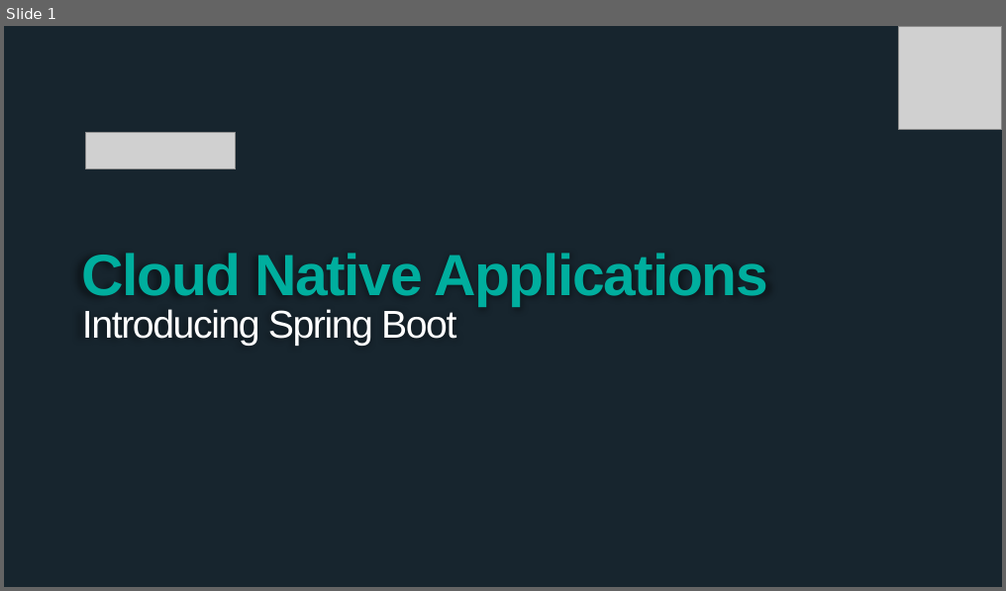
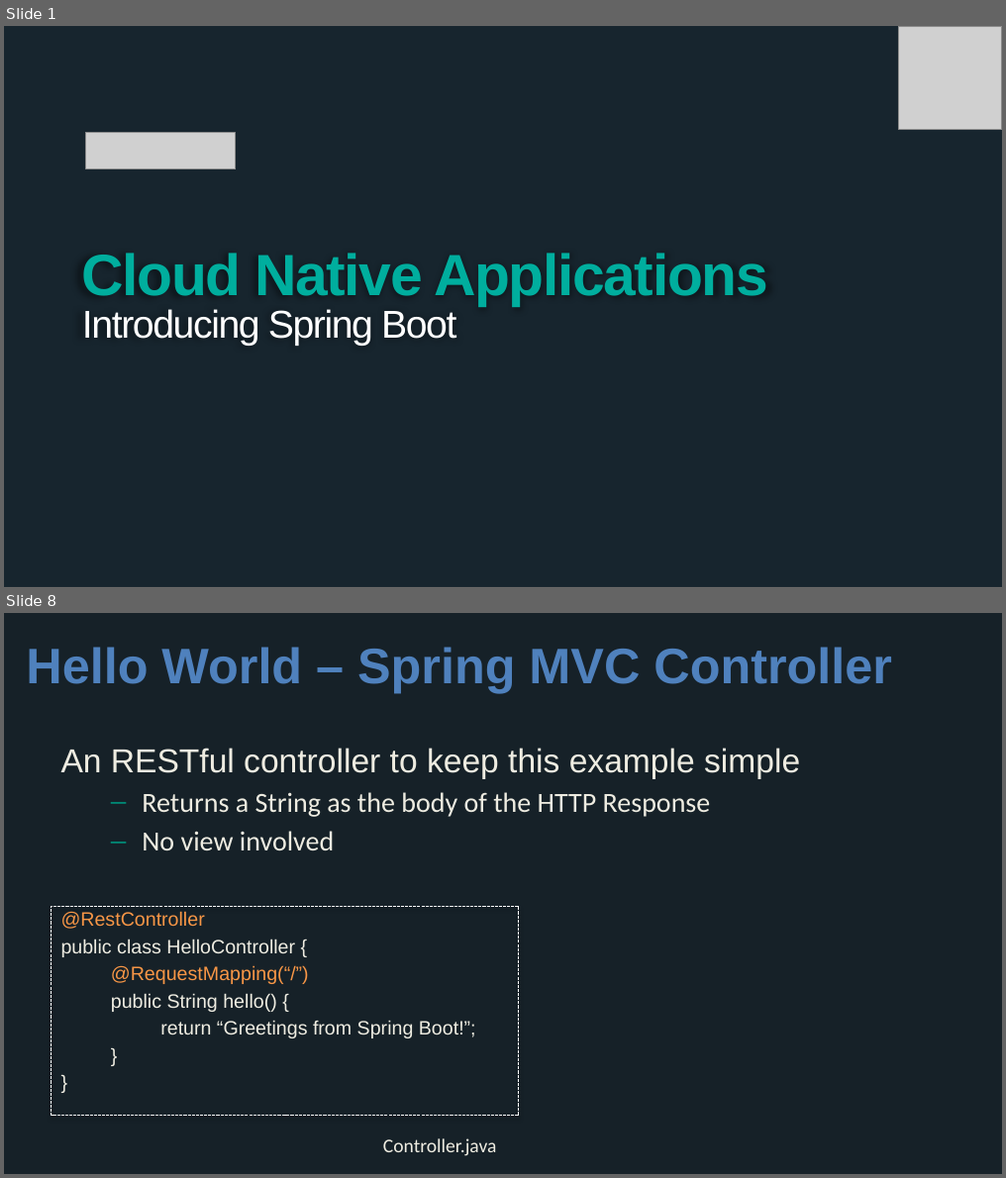
Before and after one commit to wxlund/CN-Workshop-Boeing, a slide deck: presentations/Session_2_Intro_Boot.pptx. Shown one above the other, each under a label of ours: slide 1 before the commit, slides 1 and 8 after it; the slides between them are not shown. The pictures are 1006x591 and 1006x1178 pixels, drawn with LibreOffice and Linux fonts; fonts in the diff are those of the drawing; grey boxes stand for pictures; background and template pictures are left out. Boxes give left, top, right and bottom in pixels: in the first picture for what was removed or moved away, otherwise in the second. Text is boxed around its words. In the diff, an @@ line names an element or a change of style, - is before the commit and + after.

```diff
--- a/presentations/Session_2_Intro_Boot.pptx
+++ b/presentations/Session_2_Intro_Boot.pptx
@@ slide 8 added at [4,613,1002,1174], background #162128 @@
@@ title added at [26,647,892,693], 36 pt, text #4F81BD, bold @@
+Hello World – Spring MVC Controller
@@ text added at [61,748,800,1039], 14 pt, text #EEECE1 @@
+An RESTful controller to keep this example simple
+  – Returns a String as the body of the HTTP Response
+  – No view involved
+@RestController
+public class HelloController {
+@RequestMapping(“/”)
+public String hello() {
+return “Greetings from Spring Boot!”;
+}
+}
@@ rectangle added at [51,906,518,1116], outline #FFFFFF 0.75 pt dashed @@
@@ text added at [383,1139,497,1157], 14 pt, text #EEECE1 @@
+Controller.java
```
Also in this commit, not shown: 19 other slides added, 1 slide removed.
